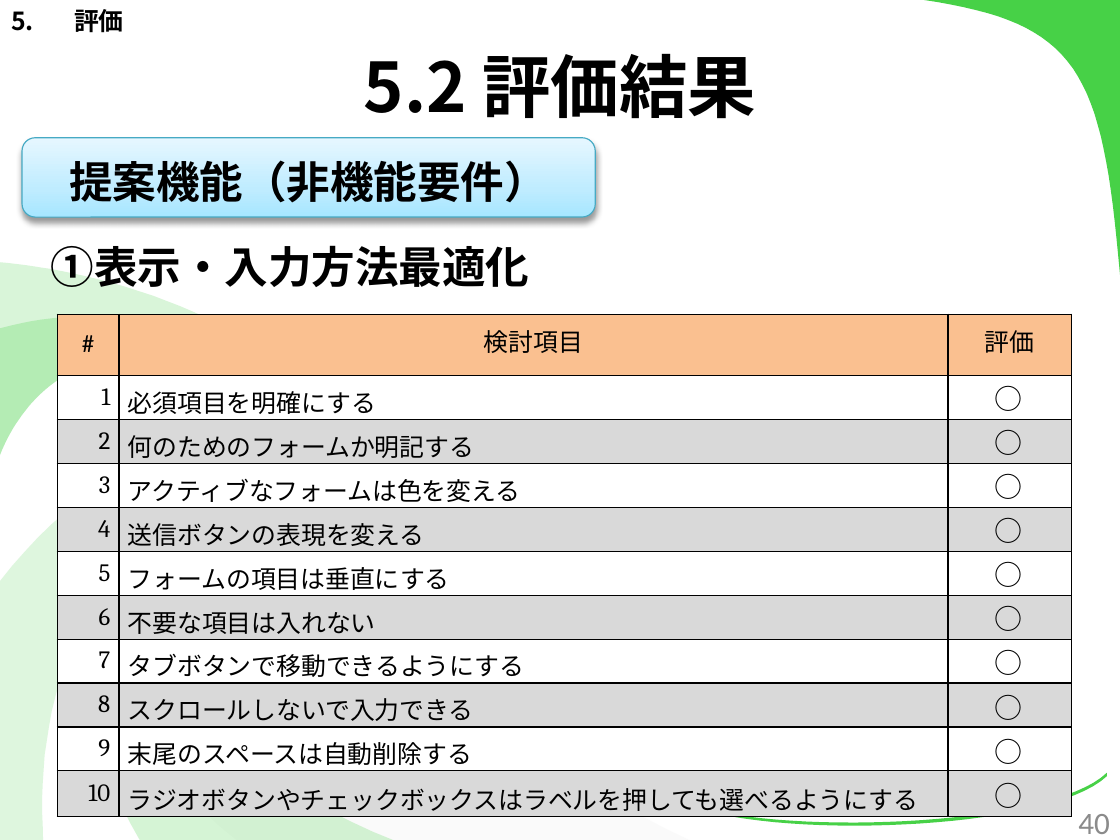
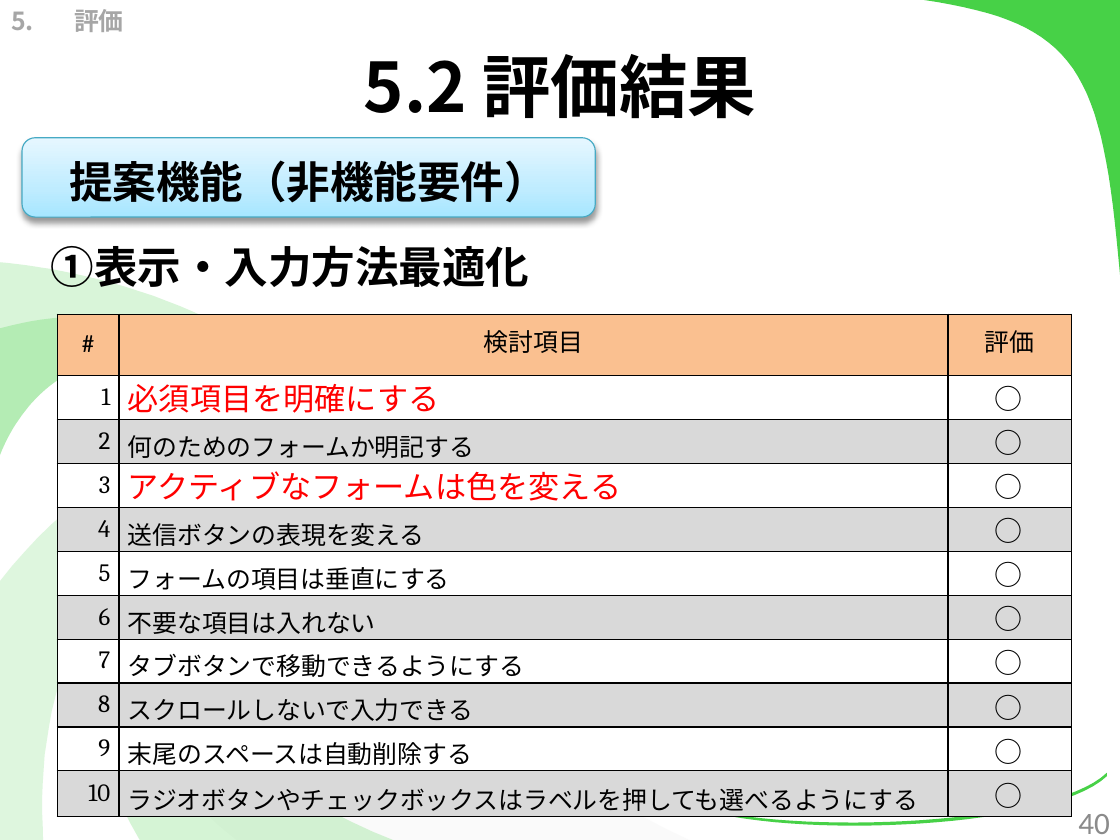
Before and after one commit to kotaro0717/Report-Management, a slide deck: slide 40 of PowerPoint/report_hokada.pptx. Drawn at 1120x840 pixels with LibreOffice and Linux fonts; fonts in the diff are those of the drawing. Boxes give left, top, right and bottom in pixels: in the first picture for what was removed or moved away, otherwise in the second. Text is boxed around its words. In the diff, an @@ line names an element or a change of style, - is before the commit and + after.

```diff
--- a/PowerPoint/report_hokada.pptx
+++ b/PowerPoint/report_hokada.pptx
@@ text "評価" at box(74, 9, 124, 32): text colour #000000 to #A6A6A6 @@
@@ table at box(57, 315, 1071, 818) @@
@@ size 16 to 20 pt, text colour #000000 to #FF0000 in "必須項目を明確にする", "アクティブなフォームは色を変える" @@
```
Also in this commit, not shown: 37 other slides changed, 5 slides added.
